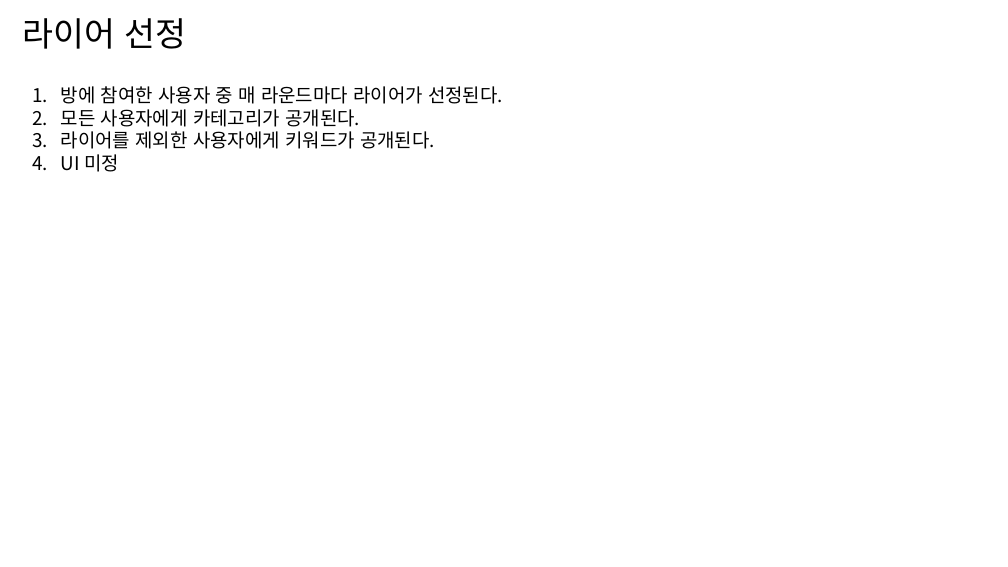
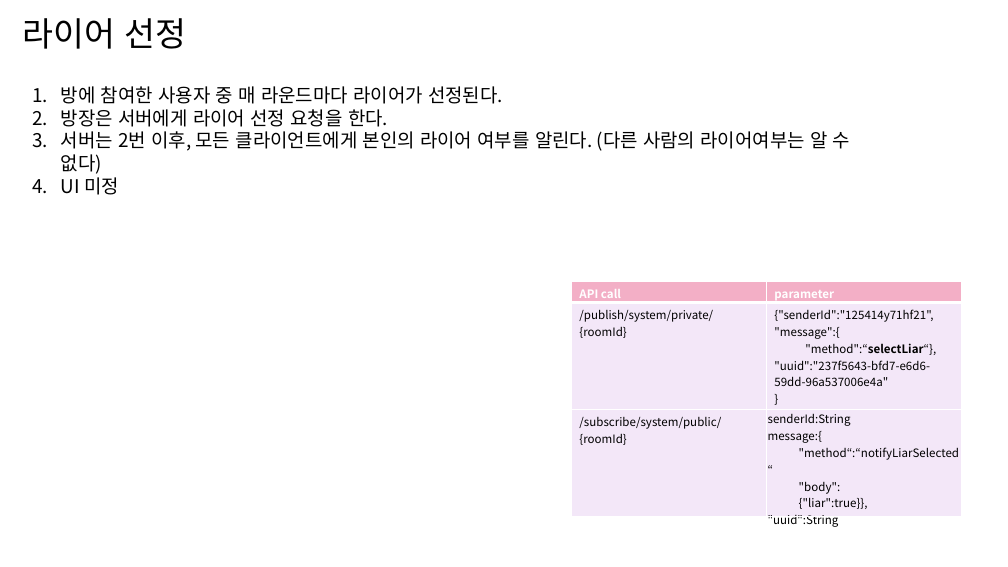
Before and after one commit to LiarGameDevelop/LiarGameServer, a slide deck: slide 8 of doc/document.pptx (slide 6 before the commit). Drawn at 1008x567 pixels with LibreOffice and Linux fonts; fonts in the diff are those of the drawing. Boxes give left, top, right and bottom in pixels: in the first picture for what was removed or moved away, otherwise in the second. Text is boxed around its words. In the diff, an @@ line names an element or a change of style, - is before the commit and + after.

```diff
--- a/doc/document.pptx
+++ b/doc/document.pptx
@@ text at (x1=61, y1=109, x2=850, y2=174): text changed @@
-2. 모든 사용자에게 카테고리가 공개된다.
-3. 라이어를 제외한 사용자에게 키워드가 공개된다.
+2. 방장은 서버에게 라이어 선정 요청을 한다.
+3. 서버는 2번 이후, 모든 클라이언트에게 본인의 라이어 여부를 알린다. (다른 사람의 라이어여부는 알 수 없다)
@@ table added at (x1=572, y1=281, x2=962, y2=531), 3 rows, 2 columns @@
+API call | parameter
+/publish/system/private/{roomId} | {"senderId":"125414y71hf21", / "message":{ / "method":“selectLiar“}, "uuid":"237f5643-bfd7-e6d6-59dd-96a537006e4a" / }
+/subscribe/system/public/{roomId} | senderId:String message:{ "method“:“notifyLiarSelected“ "body": {"liar":true}}, "uuid":String
```
Also in this commit, not shown: 4 other slides changed, 8 slides added, 2 slides removed, 13 other files.
